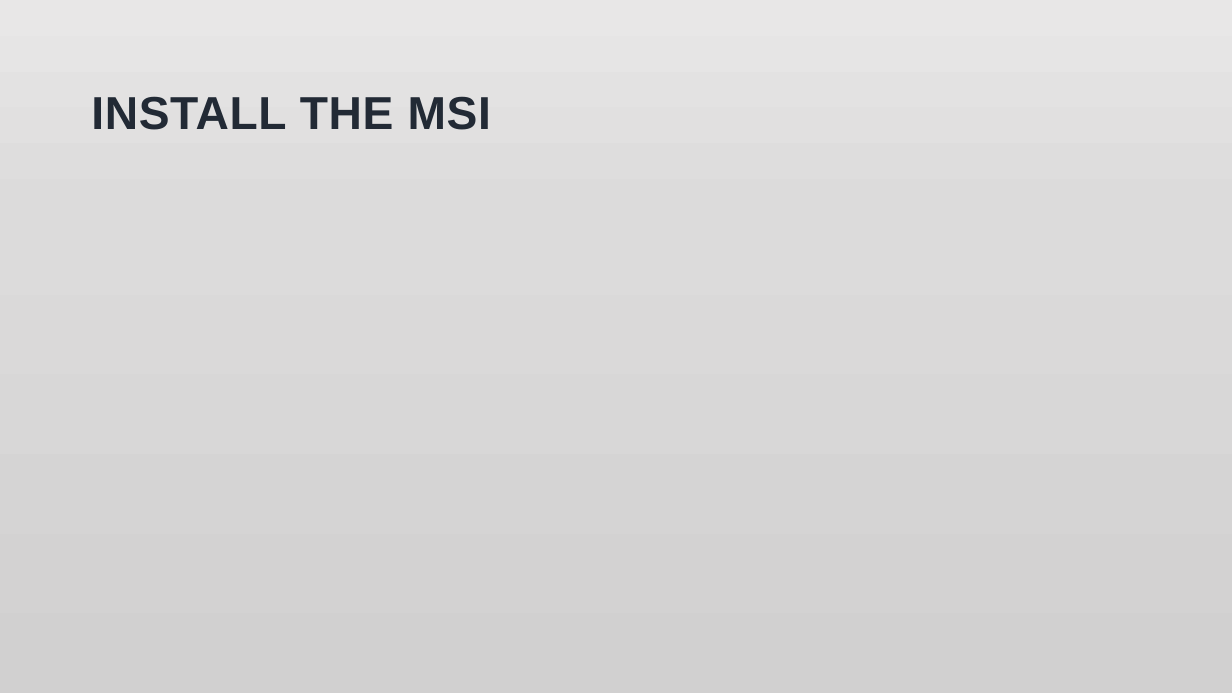
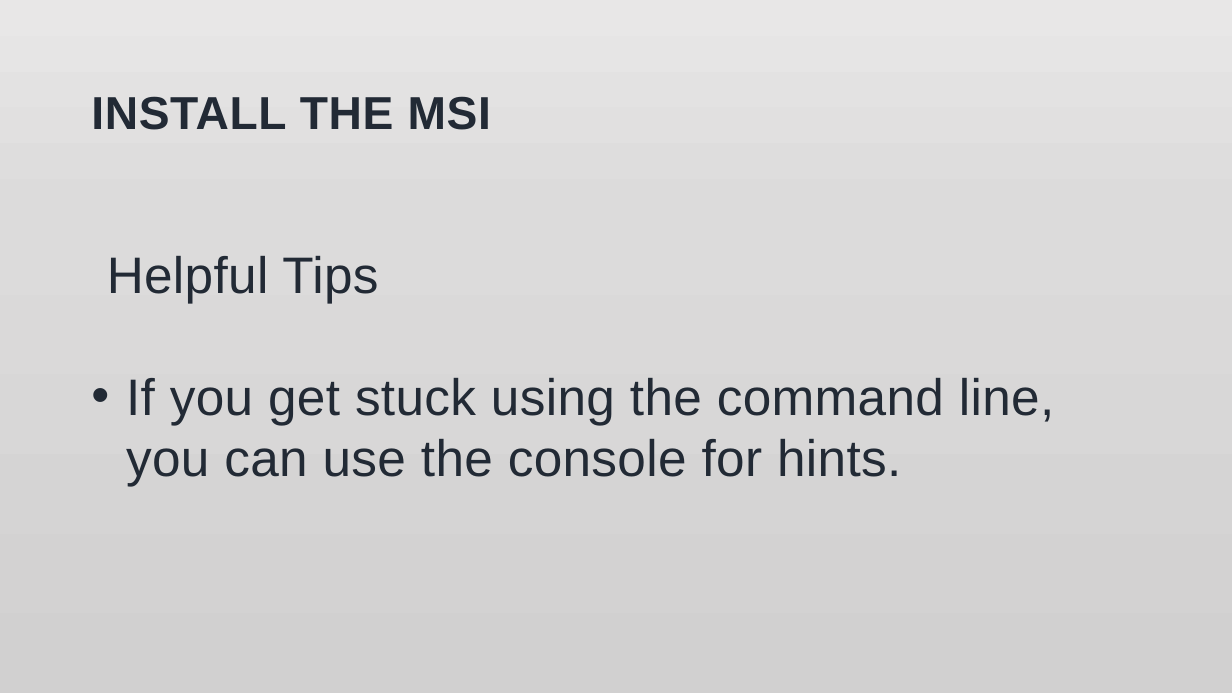
Before and after one commit to jonathan-r-jones/Composable-Batch-Files, a slide deck: slide 5 of jaws.pptx. Drawn at 1232x693 pixels with LibreOffice and Linux fonts; fonts in the diff are those of the drawing; background and template pictures are left out. Boxes give left, top, right and bottom in pixels: in the first picture for what was removed or moved away, otherwise in the second. Text is boxed around its words. In the diff, an @@ line names an element or a change of style, - is before the commit and + after.

Commit message:
Dec-20-2018_6:48_PM

```diff
--- a/jaws.pptx
+++ b/jaws.pptx
@@ text added at (107, 256, 378, 303), 40 pt, text #222A35 @@
+Helpful Tips
@@ text added at (126, 378, 1054, 486), 40 pt, text #222A35 @@
+• If you get stuck using the command line, you can use the console for hints.
```
